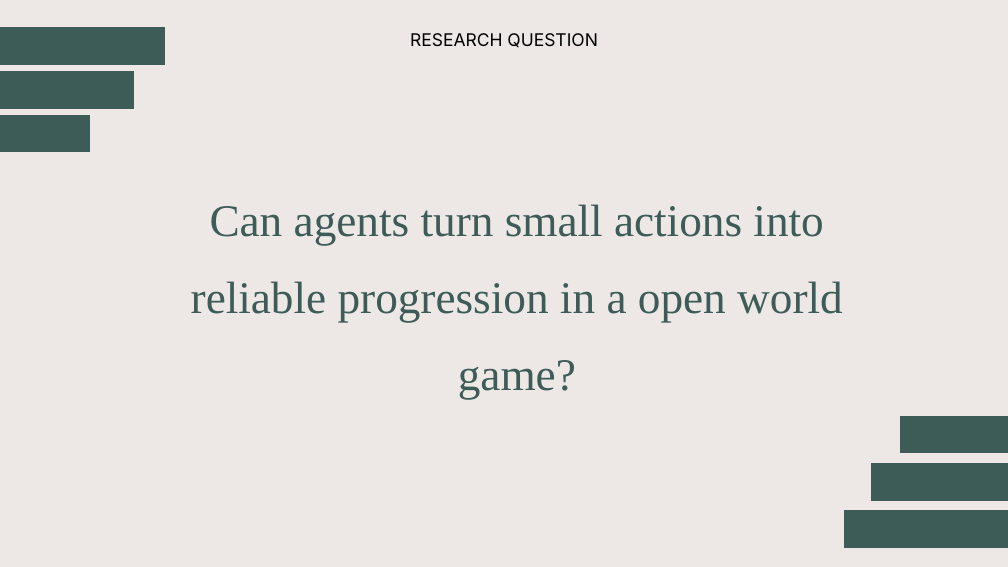
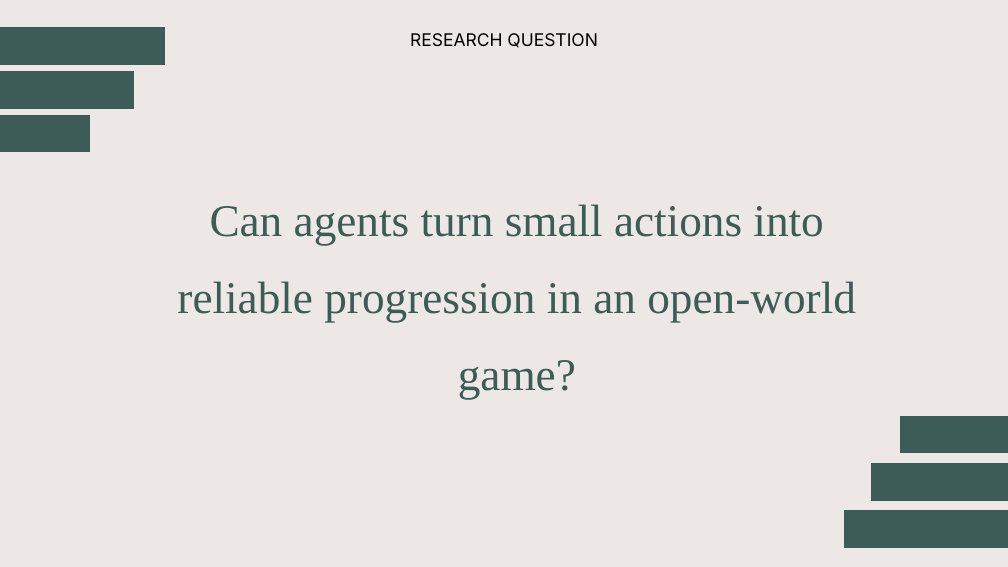
Before and after one commit to mairazaini/TerrariaBench, a slide deck: slide 2 of TerrariaBench.pptx. Drawn at 1008x567 pixels with LibreOffice and Linux fonts; fonts in the diff are those of the drawing; background and template pictures are left out. Boxes give left, top, right and bottom in pixels: in the first picture for what was removed or moved away, otherwise in the second. Text is boxed around its words. In the diff, an @@ line names an element or a change of style, - is before the commit and + after.

```diff
--- a/TerrariaBench.pptx
+++ b/TerrariaBench.pptx
@@ text at [177, 204, 856, 399]: text changed @@
-Can agents turn small actions into reliable progression in a open world game?
+Can agents turn small actions into reliable progression in an open-world game?
```
Also in this commit, not shown: 6 other slides changed, 46 other files.
